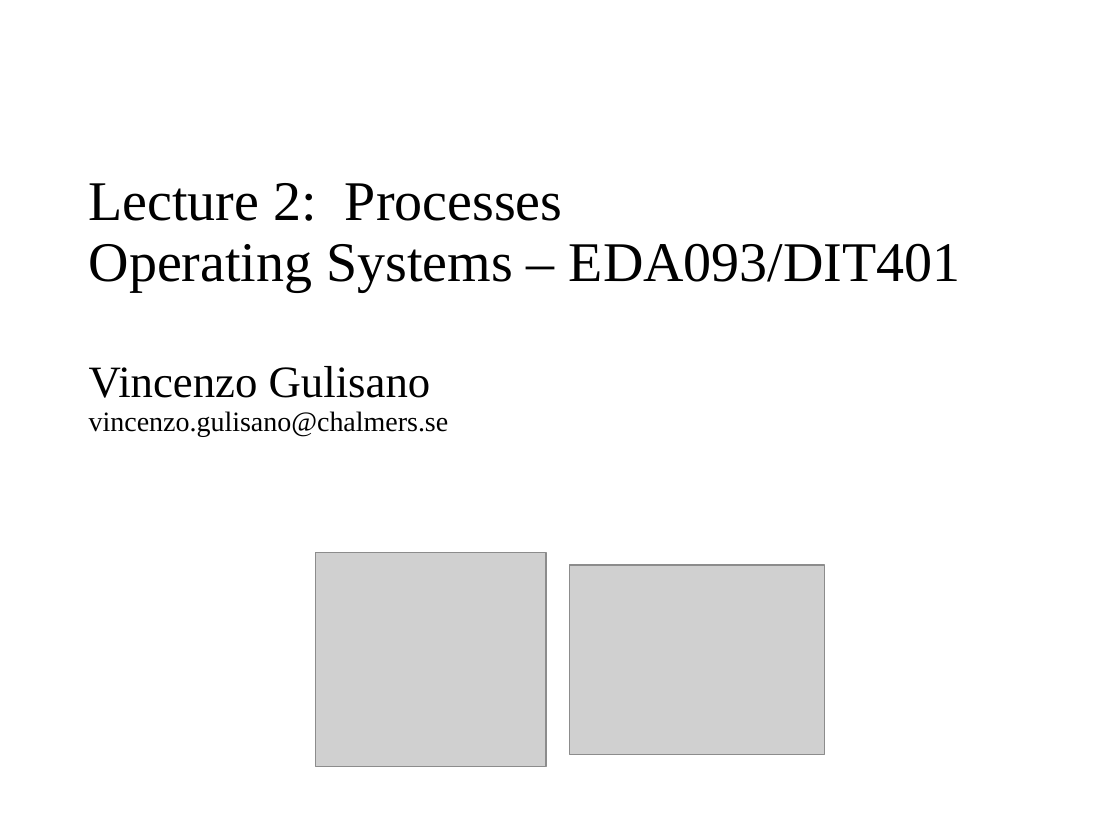
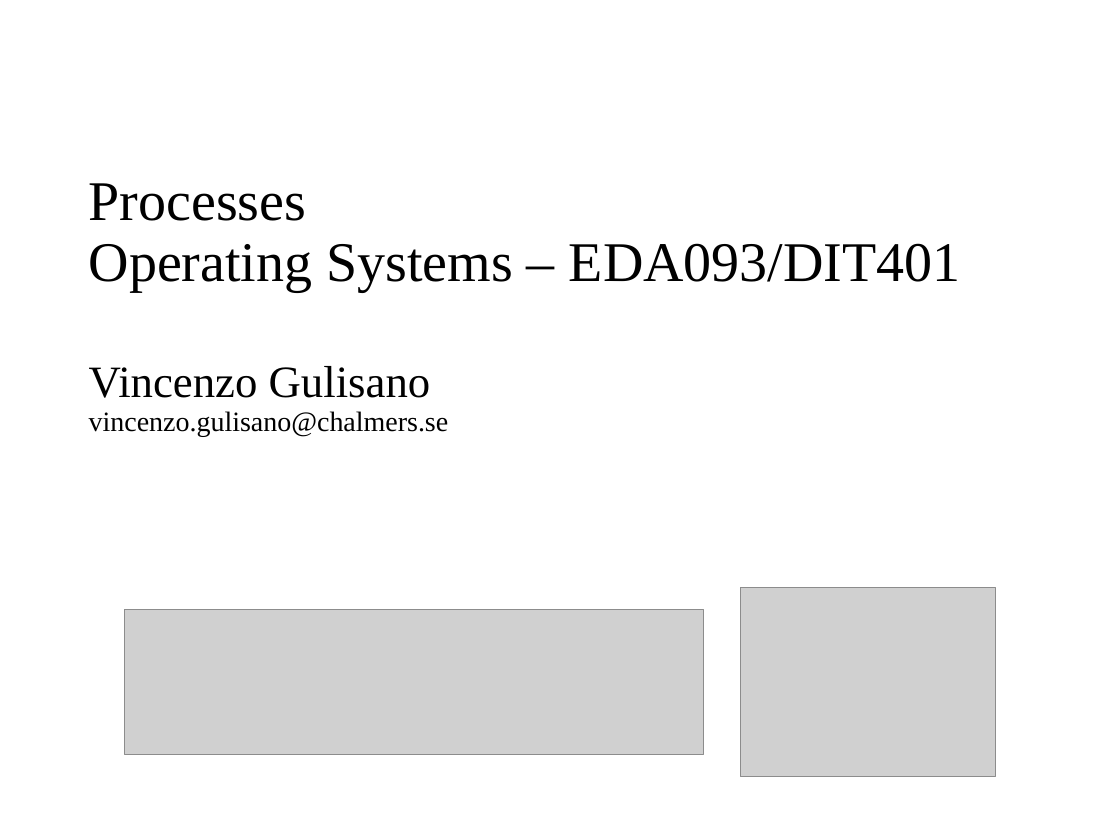
Before and after one commit to vincenzo-gulisano/os_material, a slide deck: slide 1 of slides/processes.pptx. Drawn at 1120x840 pixels with LibreOffice and Linux fonts; fonts in the diff are those of the drawing; grey boxes stand for pictures. Boxes give left, top, right and bottom in pixels: in the first picture for what was removed or moved away, otherwise in the second. Text is boxed around its words. In the diff, an @@ line names an element or a change of style, - is before the commit and + after.

Commit message:
changed logos to introduction and processes, added questions for processes at the end

```diff
--- a/slides/processes.pptx
+++ b/slides/processes.pptx
@@ title at (89,183,961,436): text changed @@
-Lecture 2: Processes
-Operating Systems – EDA093/DIT401
-Vincenzo Gulisano
-vincenzo.gulisano@chalmers.se
+Processes
+Operating Systems – EDA093/DIT401
+Vincenzo Gulisano
+vincenzo.gulisano@chalmers.se
@@ picture removed at (316,553,547,767) @@
@@ picture: place and size @@
-picture at (569,564,823,754)
+picture at (740,587,995,776)
@@ picture added at (125,609,704,755) @@
```
Also in this commit, not shown: 4 slides added, 2 slides removed, 3 other files.
